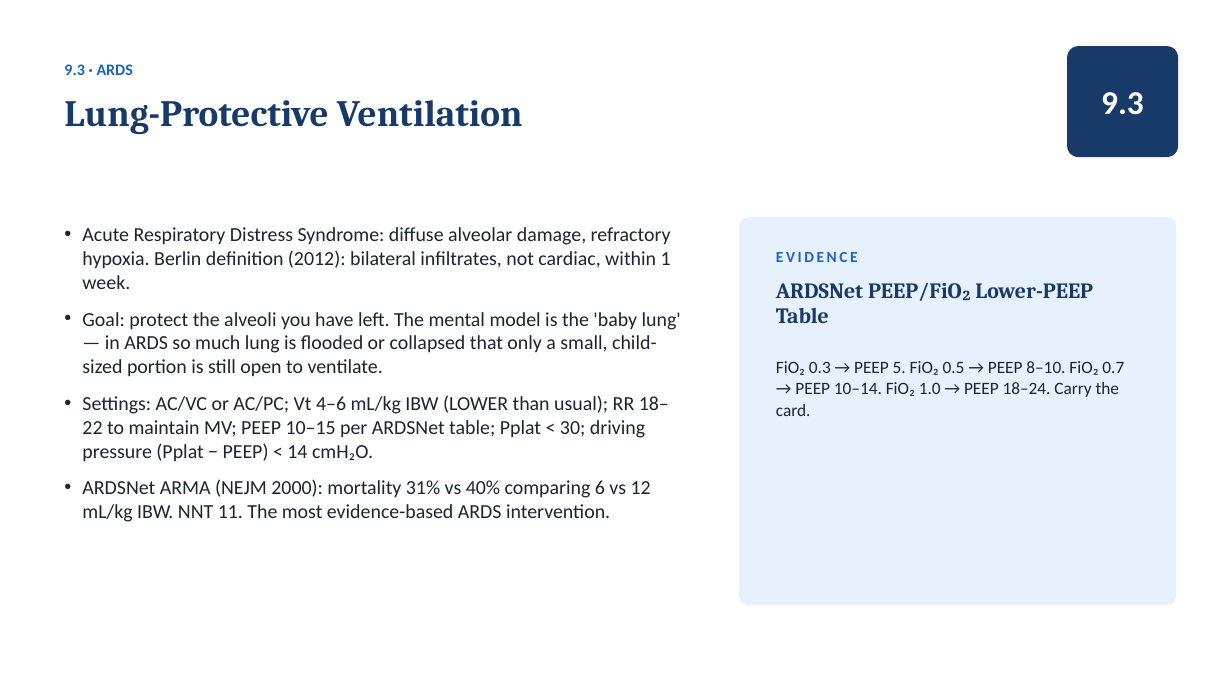
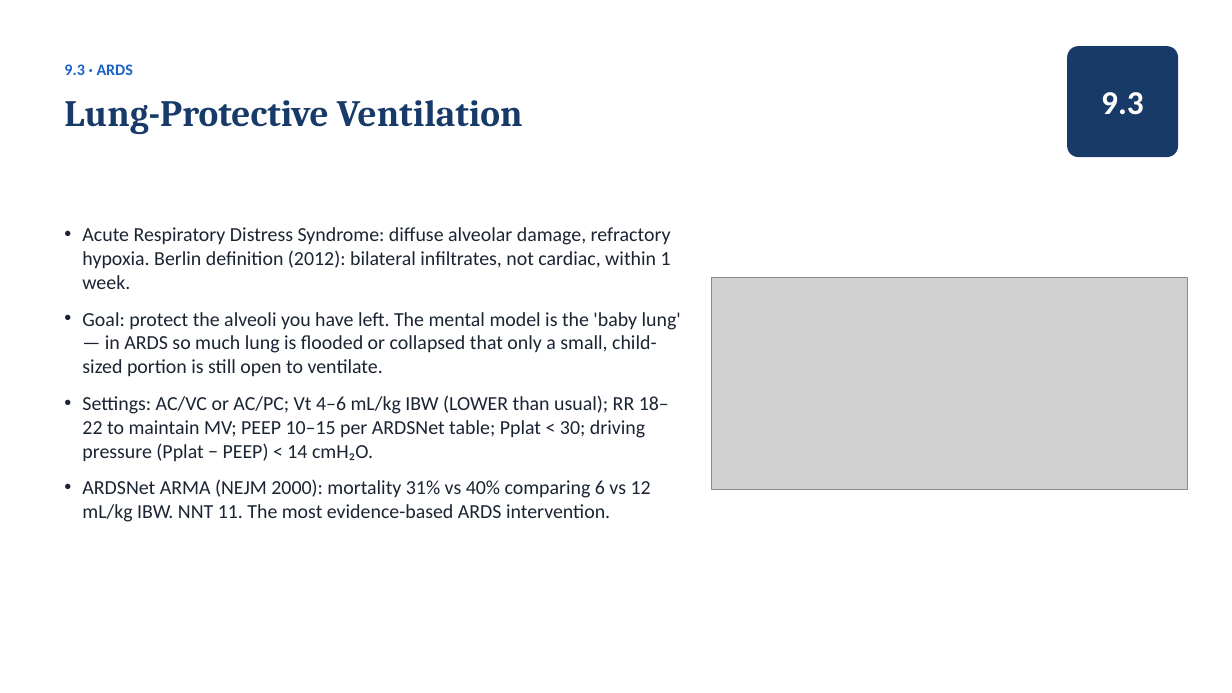
Before and after one commit to amr-kc-protocols/amr-kc-protocols, a slide deck: slide 89 of vta/slides/Ventilator_Academy_Full_Course.pptx. Drawn at 1232x693 pixels with LibreOffice and Linux fonts; fonts in the diff are those of the drawing; grey boxes stand for pictures. Boxes give left, top, right and bottom in pixels: in the first picture for what was removed or moved away, otherwise in the second. Text is boxed around its words. In the diff, an @@ line names an element or a change of style, - is before the commit and + after.

```diff
--- a/vta/slides/Ventilator_Academy_Full_Course.pptx
+++ b/vta/slides/Ventilator_Academy_Full_Course.pptx
@@ rounded rectangle removed at (739,217,1177,605) @@
@@ text removed at (776,252,858,262) @@
-EVIDENCE
@@ picture added at (712,277,1188,489) @@
@@ text removed at (776,283,1093,323) @@
-ARDSNet PEEP/FiO₂ Lower-PEEP Table
@@ text removed at (776,361,1124,416) @@
-FiO₂ 0.3 → PEEP 5. FiO₂ 0.5 → PEEP 8–10. FiO₂ 0.7 → PEEP 10–14. FiO₂ 1.0 → PEEP 18–24. Carry the card.
```
Also in this commit, not shown: 12 other files.
